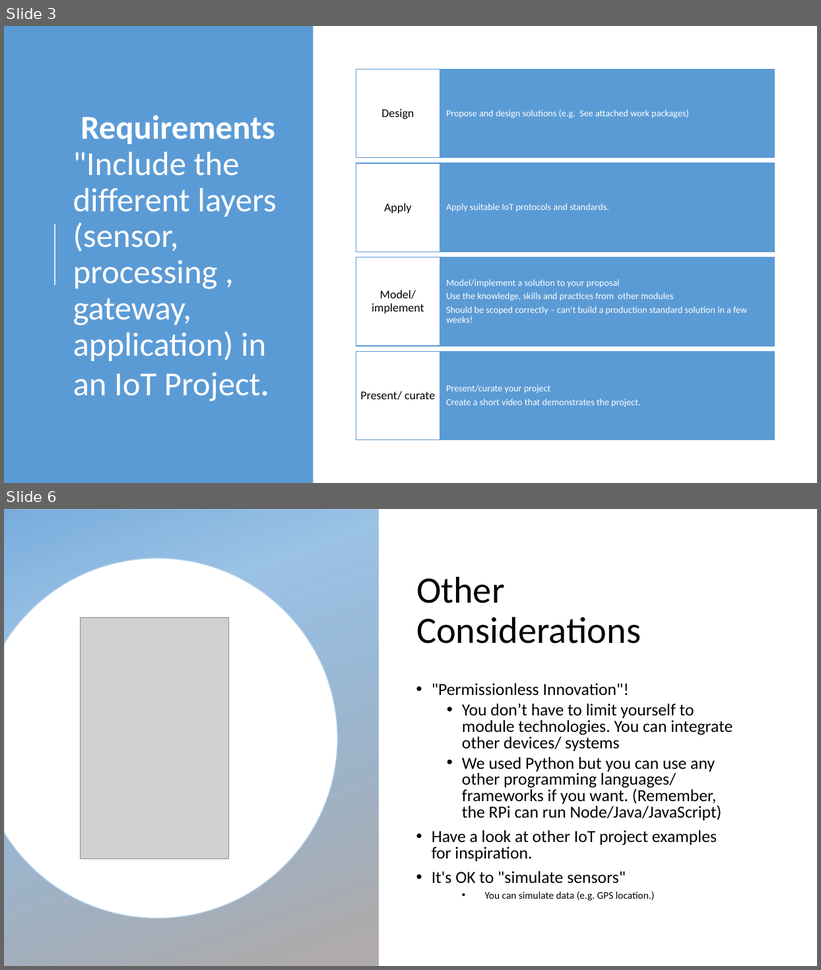
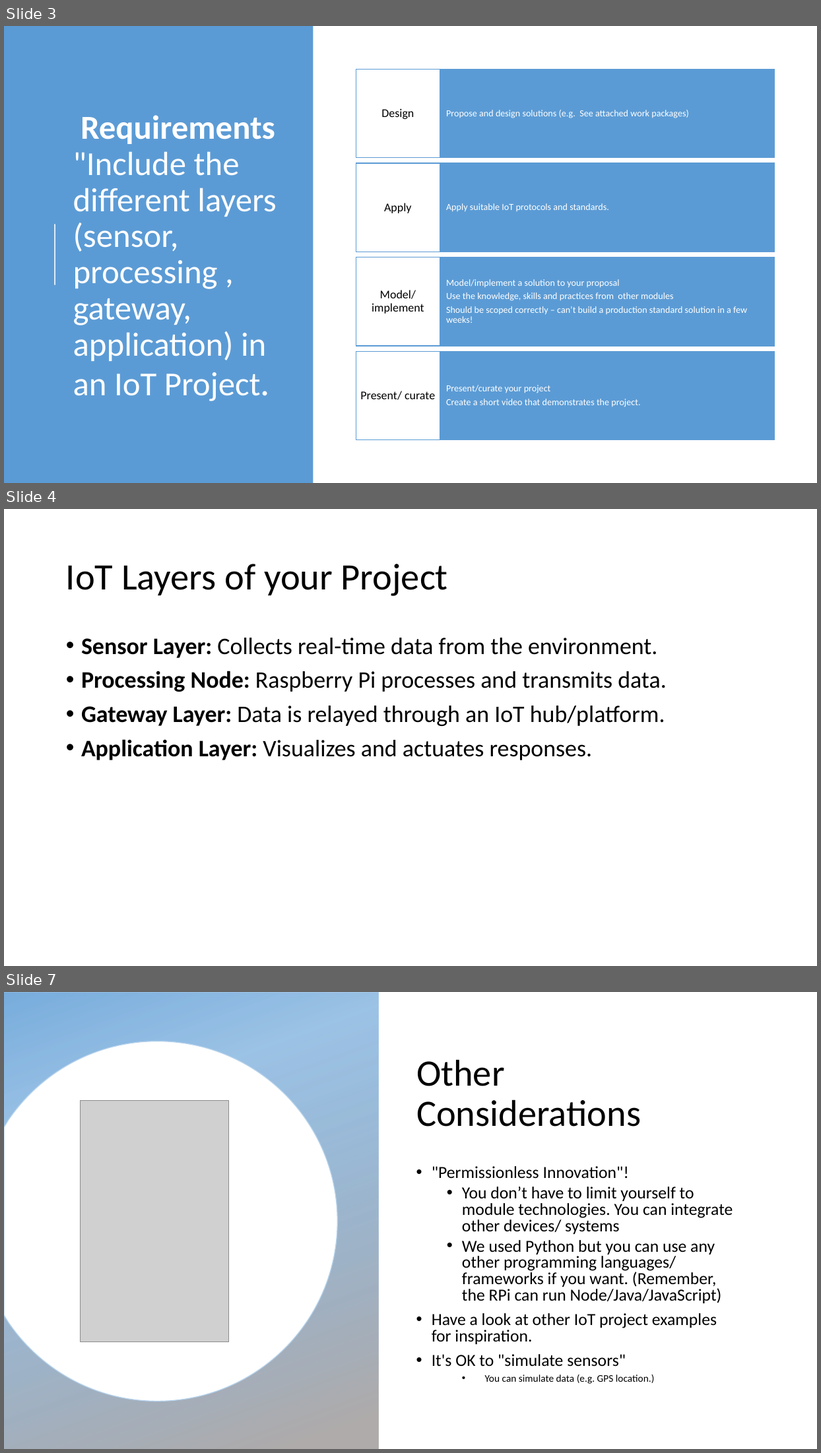
Before and after one commit to fxwalsh/IoT-Protocols-2026, a slide deck: topic-000-Assessments/talk-1/spec_1.pptx. Shown one above the other, each under a label of ours: slides 3 and 6 before the commit, slides 3, 4 and 7 after it; the slides between them are not shown. The pictures are 821x970 and 821x1453 pixels, drawn with LibreOffice and Linux fonts; fonts in the diff are those of the drawing; grey boxes stand for pictures; background and template pictures are left out. Boxes give left, top, right and bottom in pixels: in the first picture for what was removed or moved away, otherwise in the second. Text is boxed around its words. In the diff, an @@ line names an element or a change of style, - is before the commit and + after.

```diff
--- a/topic-000-Assessments/talk-1/spec_1.pptx
+++ b/topic-000-Assessments/talk-1/spec_1.pptx
@@ slide 4 added at [4,509,817,966], background #FFFFFF @@
@@ title added at [66,564,448,596], 44 pt, text #000000 @@
+IoT Layers of your Project
@@ text added at [81,638,667,760], 28 pt, text #000000 @@
+• Sensor Layer: Collects real-time data from the environment.
+• Processing Node: Raspberry Pi processes and transmits data.
+• Gateway Layer: Data is relayed through an IoT hub/platform.
+• Application Layer: Visualizes and actuates responses.
@@ what was slide 6 is now slide 7 @@
```
Also in this commit, not shown: 4 slides changed, 2 other slides added, 2 slides removed, 15 other files.
